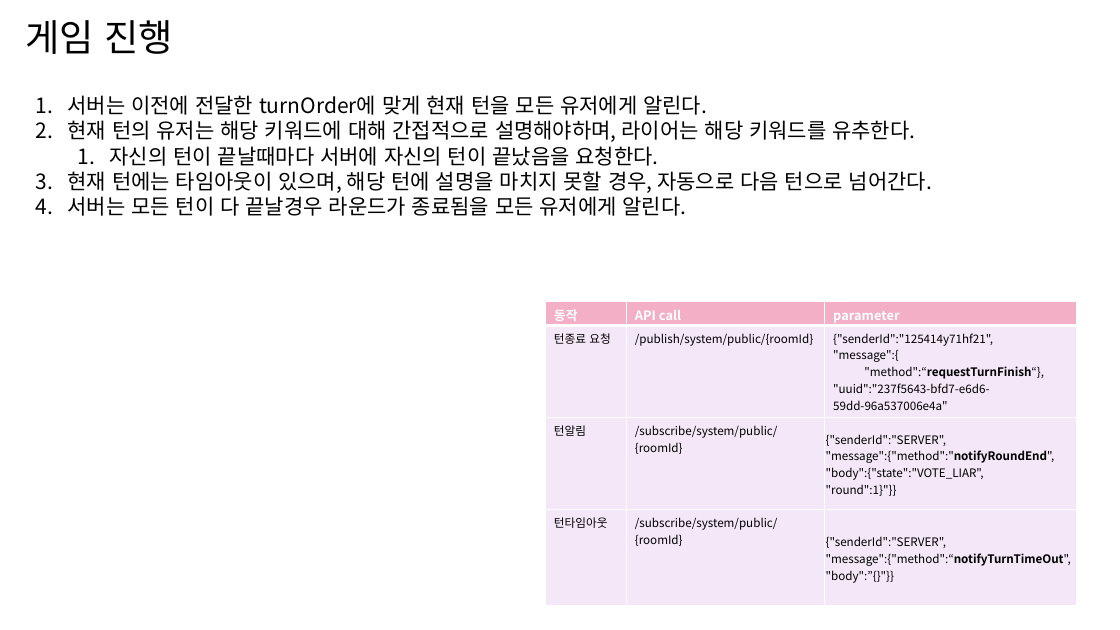
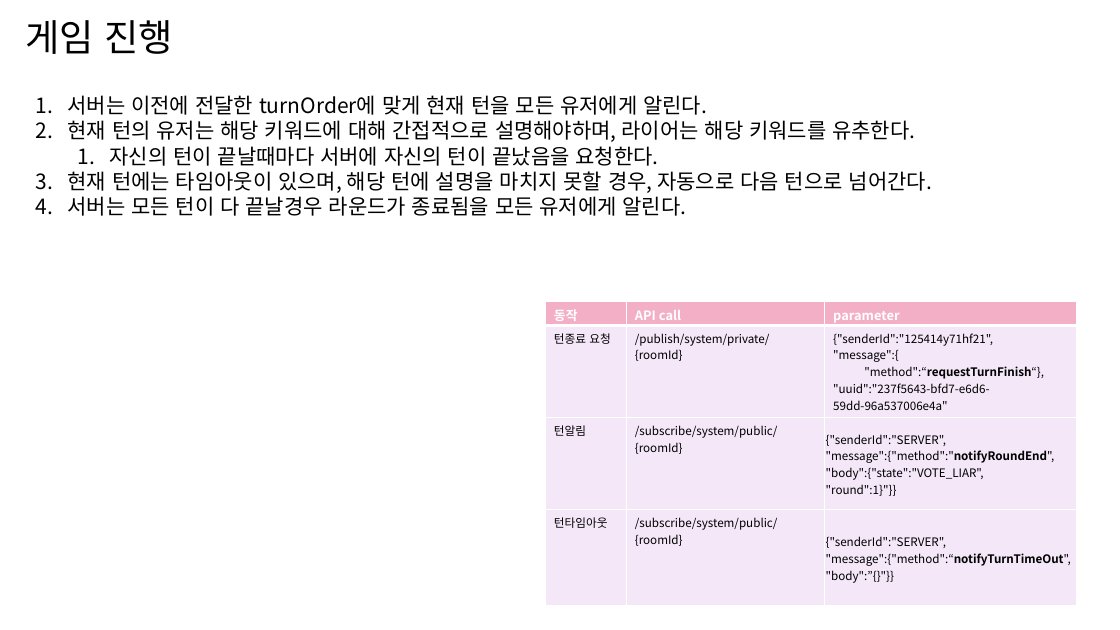
Before and after one commit to LiarGameDevelop/LiarGameServer, a slide deck: slide 10 of doc/UX_document.pptx. Drawn at 1120x630 pixels with LibreOffice and Linux fonts; fonts in the diff are those of the drawing. Boxes give left, top, right and bottom in pixels: in the first picture for what was removed or moved away, otherwise in the second. Text is boxed around its words. In the diff, an @@ line names an element or a change of style, - is before the commit and + after.

Commit message:
Delete roomname Fix game controller test time sleep Modify UX doc API prefix (Every request is private request, publish/system/private/)

```diff
--- a/doc/UX_document.pptx
+++ b/doc/UX_document.pptx
@@ table at (546,302,1077,606) @@
-row 2, column 2: /publish/system/public/{roomId}
+row 2, column 2: /publish/system/private/{roomId}
```
Also in this commit, not shown: 1 other slide changed, 5 other files.
